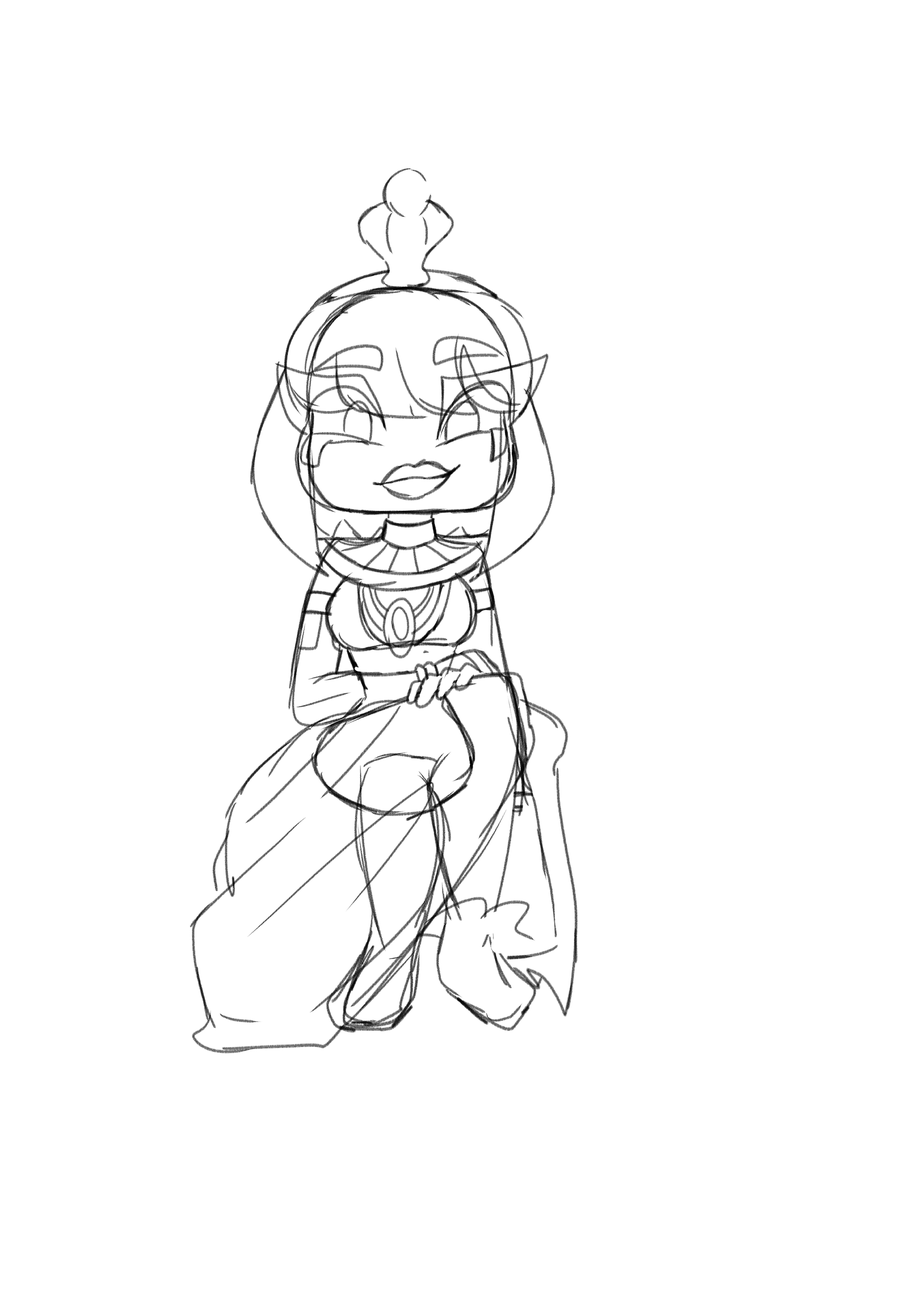
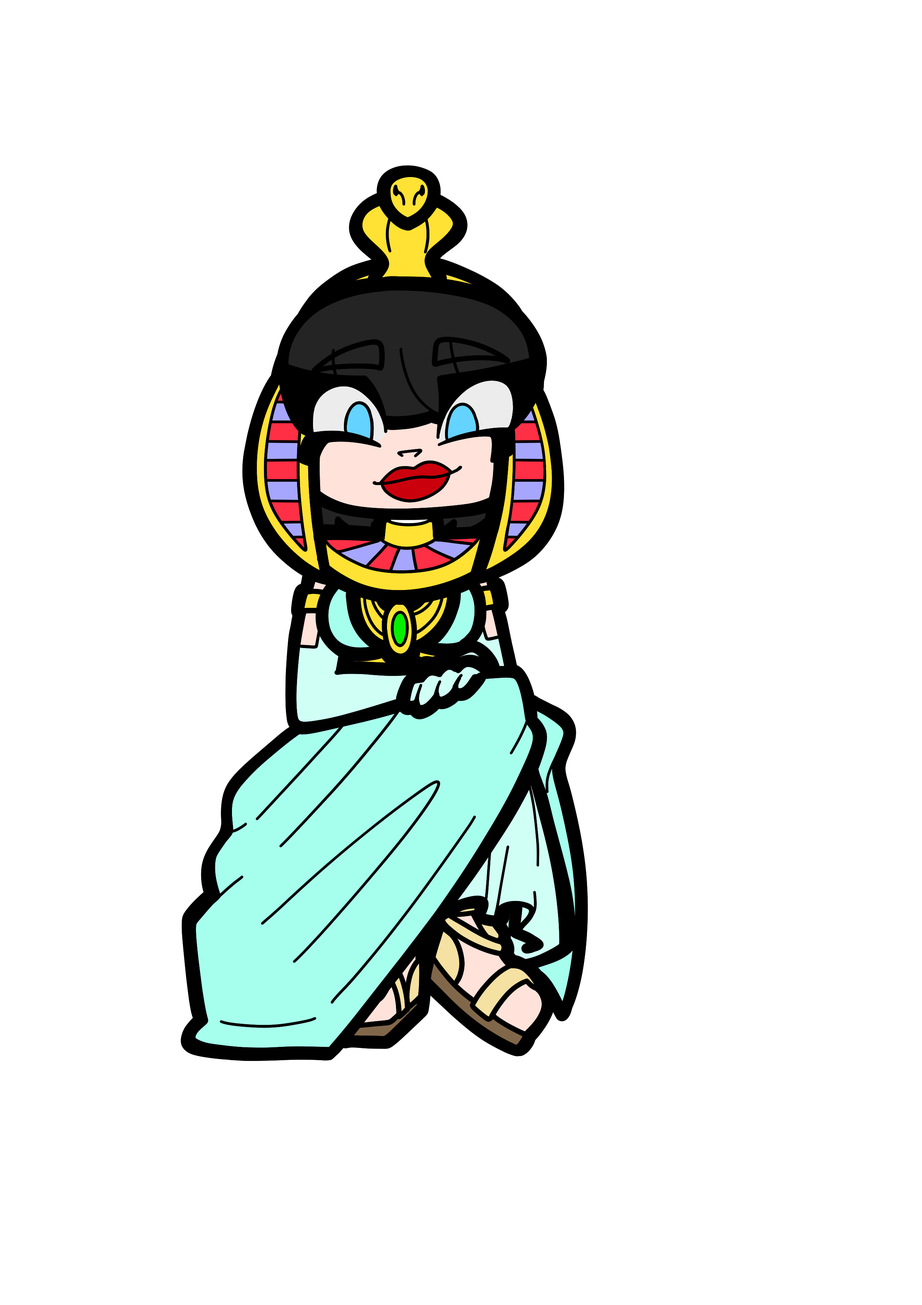
Two versions of the same layered image (922x1305). Layer-by-layer changes:
added group "Dossier 1" with 7 layers above "Calque 9" over 180, 165, 589, 1061
added layer "Calque 7 Copie" in group "Dossier 1" over 180, 165, 589, 1061
added layer "Calque 6 Copie" in group "Dossier 1" over 503, 374, 547, 552
added layer "Calque 7" in group "Dossier 1" over 264, 400, 306, 539
added layer "Calque 6" in group "Dossier 1" over 263, 374, 308, 552
added layer "Calque 5" in group "Dossier 1" over 207, 354, 564, 1051
added layer "Calque 3" in group "Dossier 1" over 189, 265, 581, 1054
added layer "Calque 2" in group "Dossier 1" over 251, 171, 558, 596
added layer "Calque 9" above "Calque 15" over 286, 286, 533, 531
added layer "Calque 15" above "Calque 14" over 391, 904, 538, 1020
added layer "Calque 14" above "Calque 13" over 350, 959, 527, 1047
added layer "Calque 13" above "Calque 12" over 191, 585, 579, 1052
added layer "Calque 12" above "Calque 11" over 293, 611, 564, 963
added layer "Calque 11" above "Calque 10 Copie" over 264, 390, 546, 571
added layer "Calque 10 Copie" above "Calque 10" over 264, 399, 546, 571
added layer "Calque 10" above "Calque 8" over 344, 401, 480, 502
added layer "Calque 8" above "Calque 16" over 253, 173, 556, 666
added layer "Calque 16" above "Calque 17" over 297, 419, 546, 1035
added layer "Calque 17" above "Dossier 5 Copie" over 300, 363, 519, 464
hid group "Dossier 5 Copie" (2 layers), opacity 100% → 68% over 189, 168, 579, 1054
